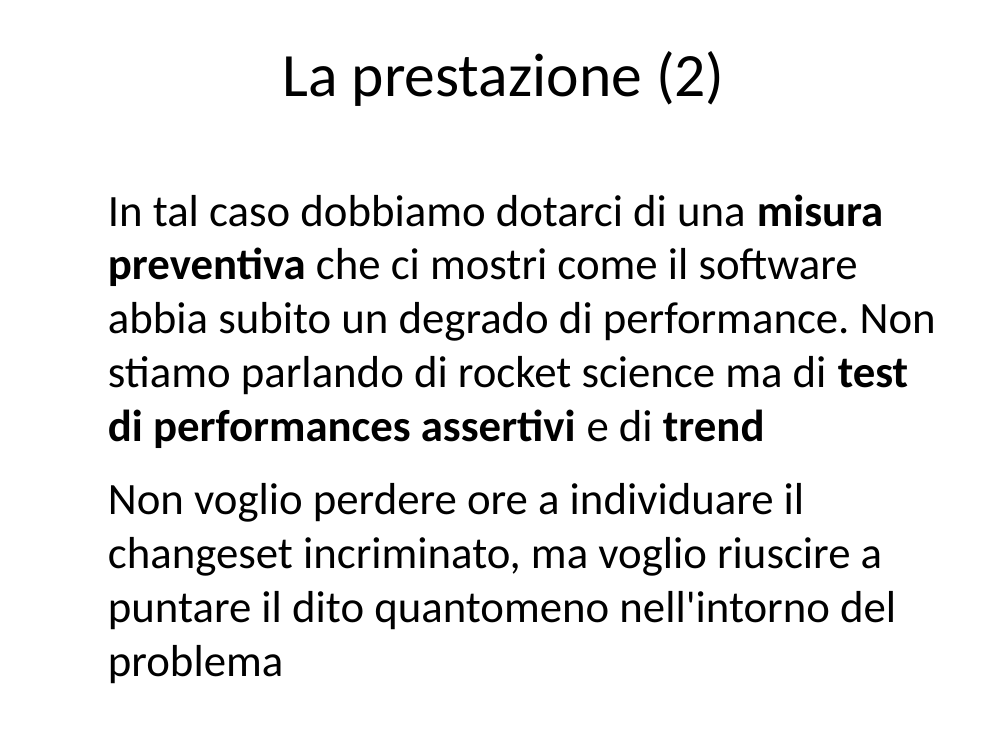
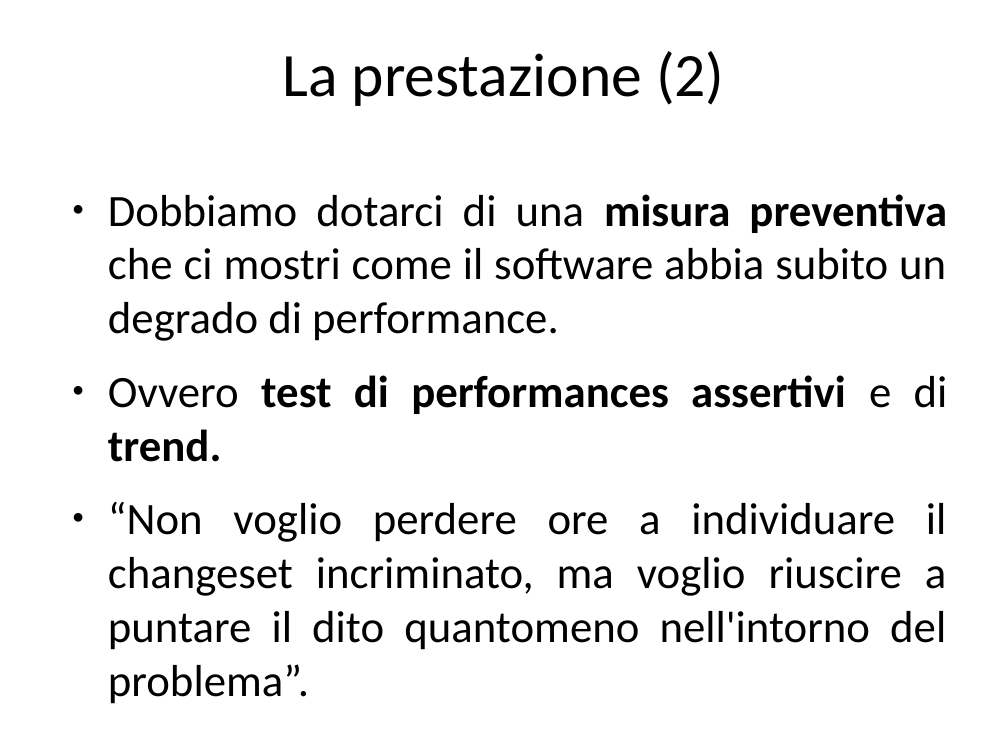
Before and after one commit to guidop/IAD13, a slide deck: slide 18 of La salute del software.odp (slide 19 before the commit). Drawn at 1008x756 pixels with LibreOffice and Linux fonts; fonts in the diff are those of the drawing. Boxes give left, top, right and bottom in pixels: in the first picture for what was removed or moved away, otherwise in the second. Text is boxed around its words. In the diff, an @@ line names an element or a change of style, - is before the commit and + after.

```diff
--- a/La salute del software.odp
+++ b/La salute del software.odp
@@ text at [108, 194, 948, 650]: text changed @@
-In tal caso dobbiamo dotarci di una misura preventiva che ci mostri come il software abbia subito un degrado di performance. Non stiamo parlando di rocket science ma di test di performances assertivi e di trend
-Non voglio perdere ore a individuare il changeset incriminato, ma voglio riuscire a puntare il dito quantomeno nell'intorno del problema
+● Dobbiamo dotarci di una misura preventiva che ci mostri come il software abbia subito un degrado di performance.
+● Ovvero test di performances assertivi e di trend.
+● “Non voglio perdere ore a individuare il changeset incriminato, ma voglio riuscire a puntare il dito quantomeno nell'intorno del problema”.
```
Also in this commit, not shown: 39 other slides changed, 5 slides added, 3 slides removed.
